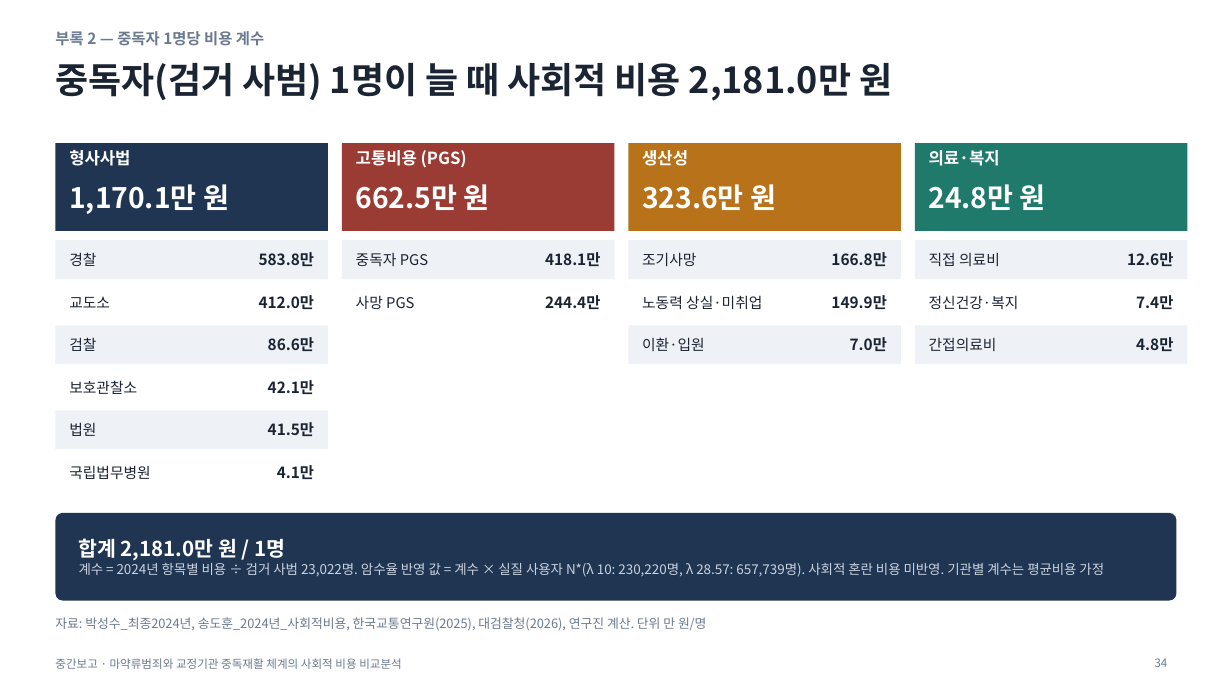
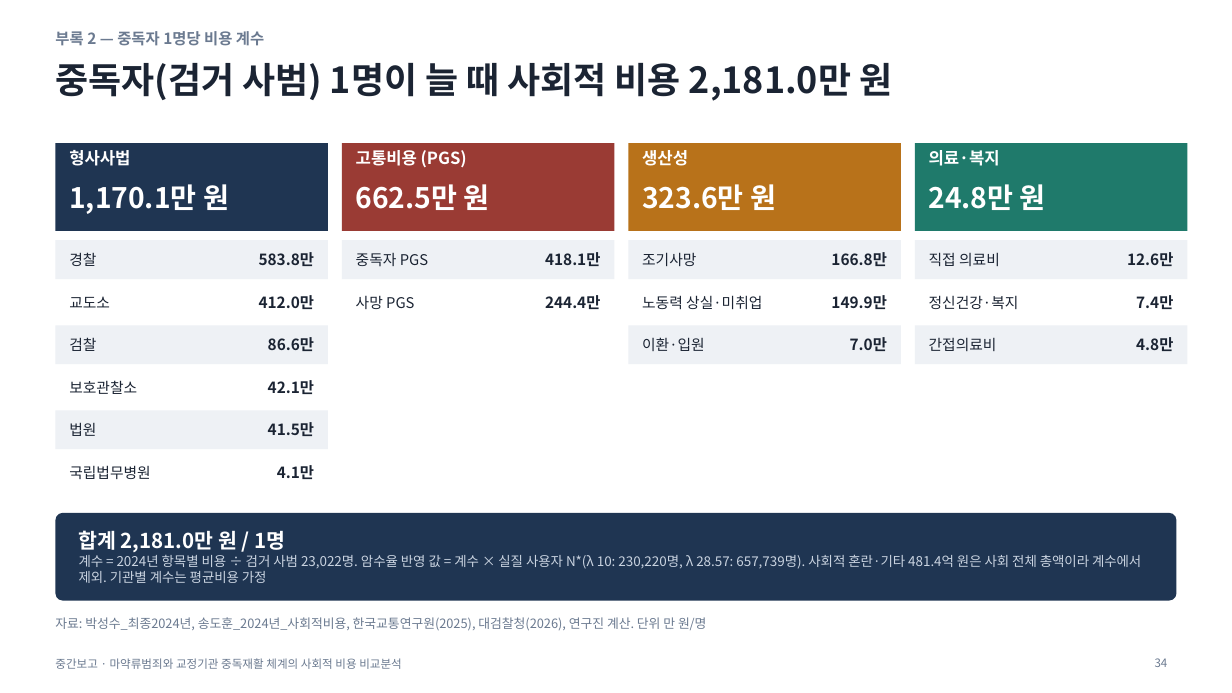
Before and after one commit to adminmrobo/drug-crime-social-cost, a slide deck: slide 34 of deliverables/중간보고_마약류사회적비용.pptx. Drawn at 1232x693 pixels with LibreOffice and Linux fonts; fonts in the diff are those of the drawing. Boxes give left, top, right and bottom in pixels: in the first picture for what was removed or moved away, otherwise in the second. Text is boxed around its words. In the diff, an @@ line names an element or a change of style, - is before the commit and + after.

Commit message:
사회적 혼란·기타 반영(2024 확정), 2025년 시산판 요약본·슬라이드·엑셀 추가

```diff
--- a/deliverables/중간보고_마약류사회적비용.pptx
+++ b/deliverables/중간보고_마약류사회적비용.pptx
@@ text at box(79, 554, 1141, 583): text changed @@
-계수 = 2024년 항목별 비용 ÷ 검거 사범 23,022명. 암수율 반영 값 = 계수 × 실질 사용자 N*(λ 10: 230,220명, λ 28.57: 657,739명). 사회적 혼란 비용 미반영. 기관별 계수는 평균비용 가정
+계수 = 2024년 항목별 비용 ÷ 검거 사범 23,022명. 암수율 반영 값 = 계수 × 실질 사용자 N*(λ 10: 230,220명, λ 28.57: 657,739명). 사회적 혼란·기타 481.4억 원은 사회 전체 총액이라 계수에서 제외. 기관별 계수는 평균비용 가정
```
Also in this commit, not shown: 12 other slides changed, 14 other files.
